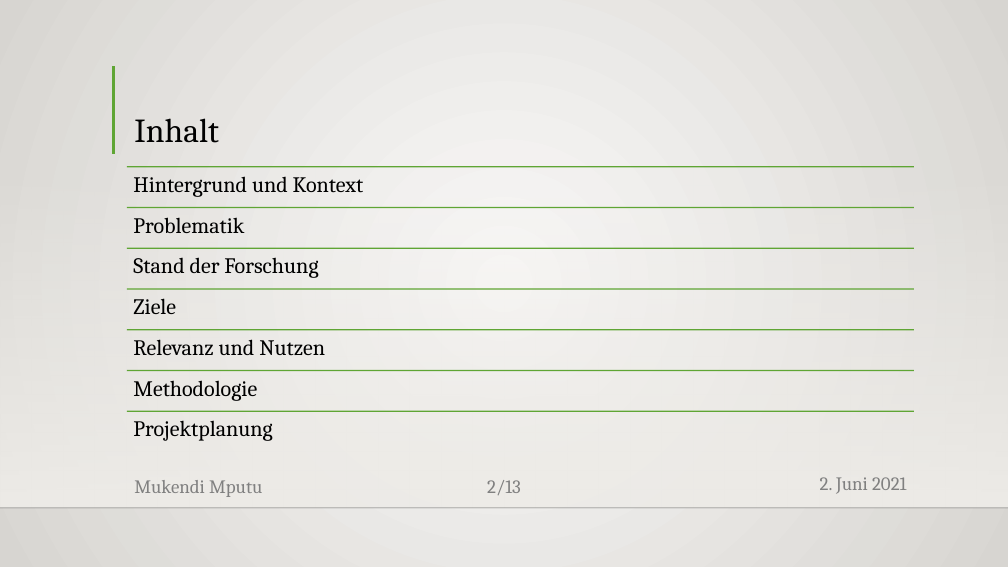
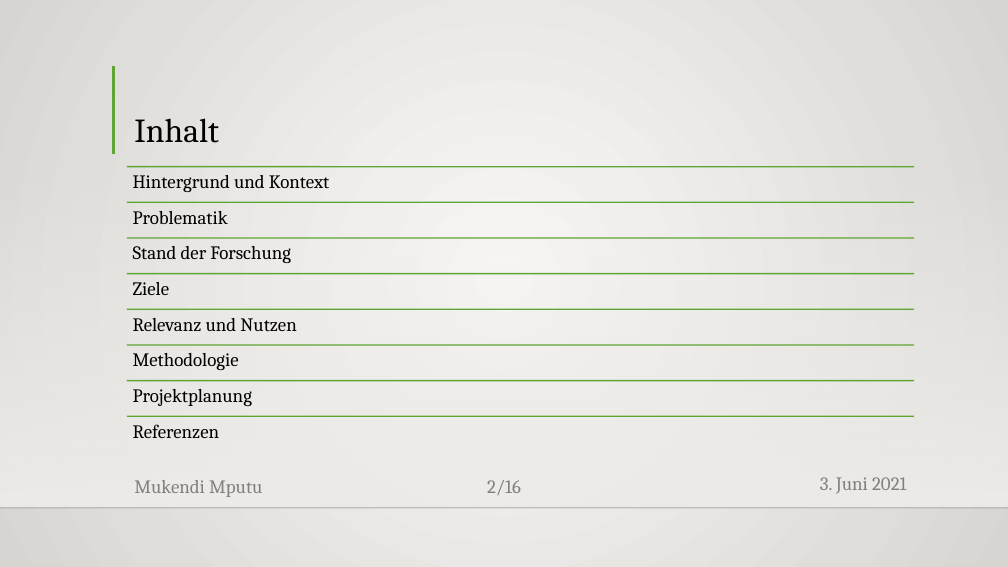
Before and after one commit to MukendiMputu/BachelorThesis, a slide deck: slide 2 of Proposalvortrag.pptx. Drawn at 1008x567 pixels with LibreOffice and Linux fonts; fonts in the diff are those of the drawing; background and template pictures are left out. Boxes give left, top, right and bottom in pixels: in the first picture for what was removed or moved away, otherwise in the second. Text is boxed around its words. In the diff, an @@ line names an element or a change of style, - is before the commit and + after.

```diff
--- a/Proposalvortrag.pptx
+++ b/Proposalvortrag.pptx
@@ line moved from (127, 207) - (914, 207) to (127, 203) - (914, 203) @@
@@ text "Stand der Forschung": place and size @@
-text "Stand der Forschung" at [133,257,318,278]
+text "Stand der Forschung" at [133,246,291,263]
@@ line moved from (127, 248) - (914, 248) to (127, 238) - (914, 238) @@
@@ text "Ziele": place and size @@
-text "Ziele" at [133,298,176,314]
+text "Ziele" at [133,282,170,295]
@@ line moved from (127, 289) - (914, 289) to (127, 274) - (914, 274) @@
@@ text "Relevanz und Nutzen": place and size @@
-text "Relevanz und Nutzen" at [133,339,325,356]
+text "Relevanz und Nutzen" at [133,318,296,331]
@@ line added from (127, 309) to (914, 309), #5FA534 1.25 pt @@
@@ text "Methodologie": place and size @@
-text "Methodologie" at [133,380,257,401]
+text "Methodologie" at [133,353,239,370]
@@ line moved from (127, 330) - (914, 330) to (127, 345) - (914, 345) @@
@@ size 21 to 18 pt; less space between paragraphs in 7 elements at [133,175,329,192], [133,211,228,224], [133,246,291,263], [133,282,170,295], [133,318,296,331], [133,353,239,370], [133,389,252,406] @@
@@ text "Projektplanung": place and size @@
-text "Projektplanung" at [133,420,272,441]
+text "Projektplanung" at [133,389,252,406]
@@ line moved from (127, 371) - (914, 371) to (127, 380) - (914, 380) @@
@@ line moved from (127, 411) - (914, 411) to (127, 417) - (914, 417) @@
@@ text added at [133,424,220,438], 18 pt, text #000000 @@
+Referenzen
@@ text at [820,477,906,494]: text changed @@
-2. Juni 2021
+3. Juni 2021
@@ page number at [487,480,521,495]: text changed @@
-2/13
+2/16
```
Also in this commit, not shown: 11 other slides changed, 1 slide added.
